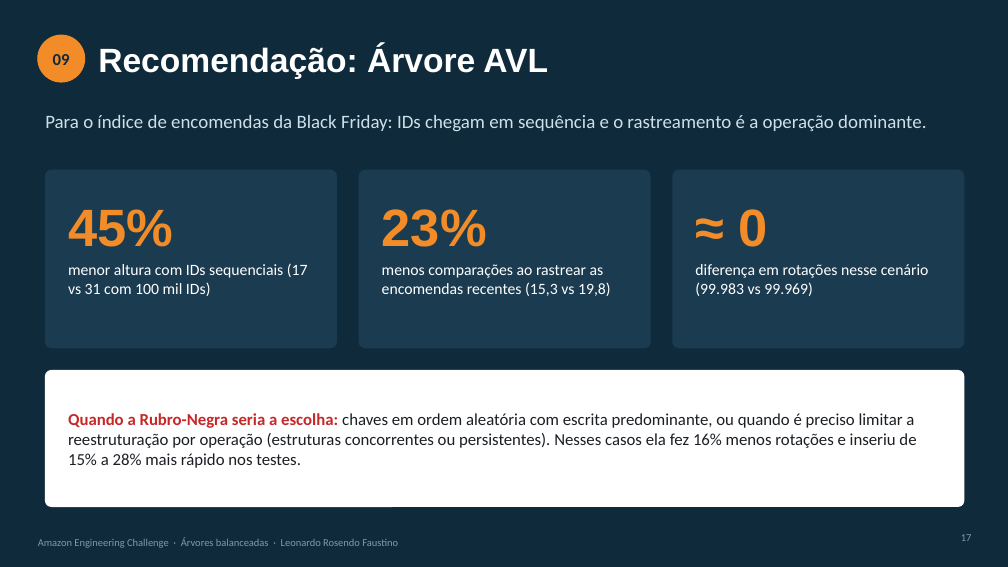
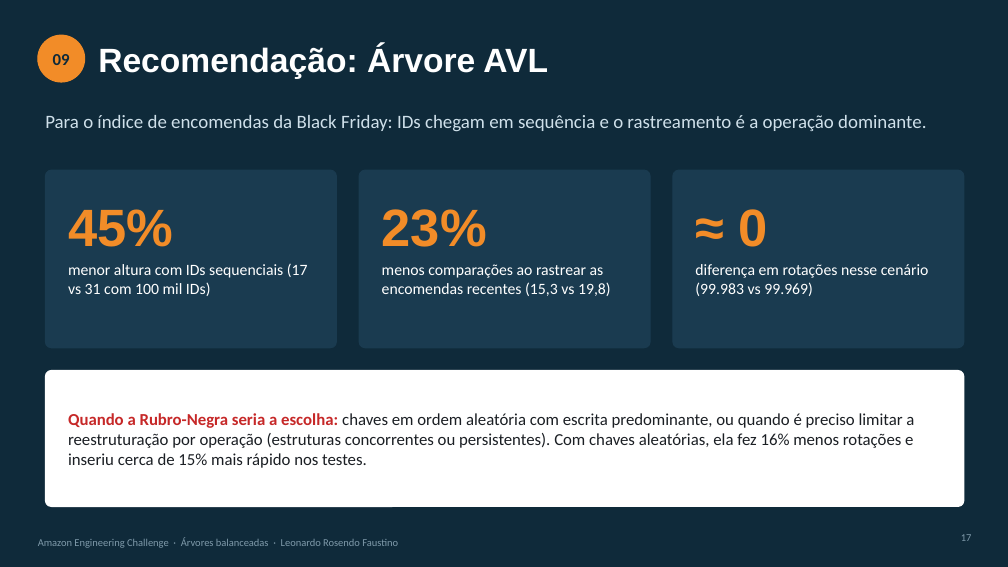
Before and after one commit to LeoRosendof/Sistema-de-Arvores, a slide deck: slide 17 of docs/apresentacao.pptx. Drawn at 1008x567 pixels with LibreOffice and Linux fonts; fonts in the diff are those of the drawing. Boxes give left, top, right and bottom in pixels: in the first picture for what was removed or moved away, otherwise in the second. Text is boxed around its words. In the diff, an @@ line names an element or a change of style, - is before the commit and + after.

```diff
--- a/docs/apresentacao.pptx
+++ b/docs/apresentacao.pptx
@@ text at (68, 413, 914, 468): text changed @@
-Quando a Rubro-Negra seria a escolha: chaves em ordem aleatória com escrita predominante, ou quando é preciso limitar a reestruturação por operação (estruturas concorrentes ou persistentes). Nesses casos ela fez 16% menos rotações e inseriu de 15% a 28% mais rápido nos testes.
+Quando a Rubro-Negra seria a escolha: chaves em ordem aleatória com escrita predominante, ou quando é preciso limitar a reestruturação por operação (estruturas concorrentes ou persistentes). Com chaves aleatórias, ela fez 16% menos rotações e inseriu cerca de 15% mais rápido nos testes.
```
Also in this commit, not shown: 2 other slides changed, 2 other files.
